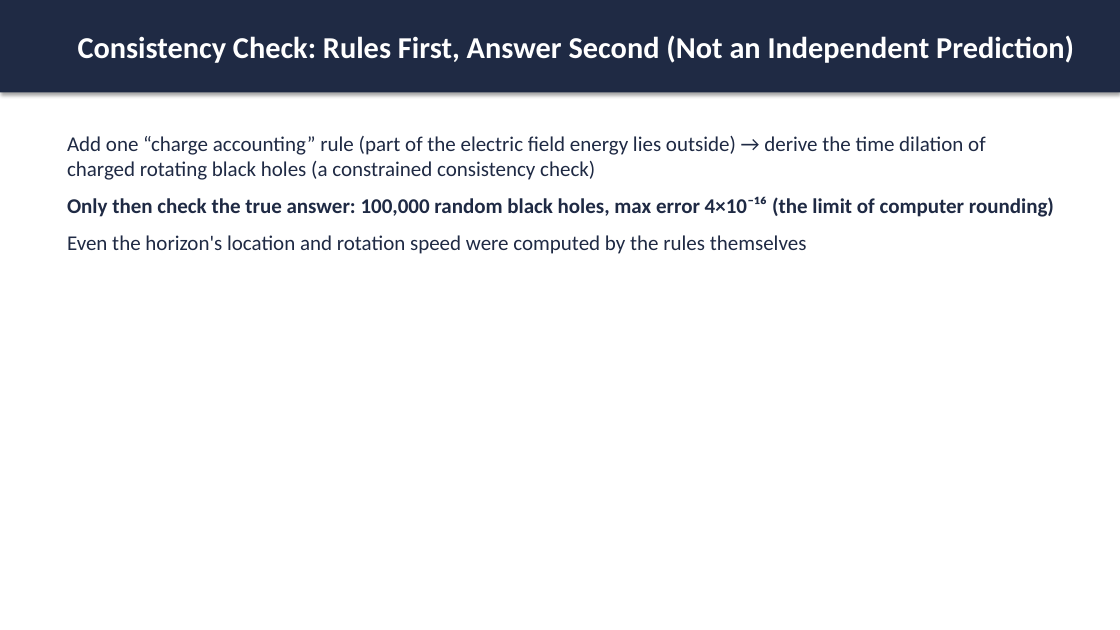
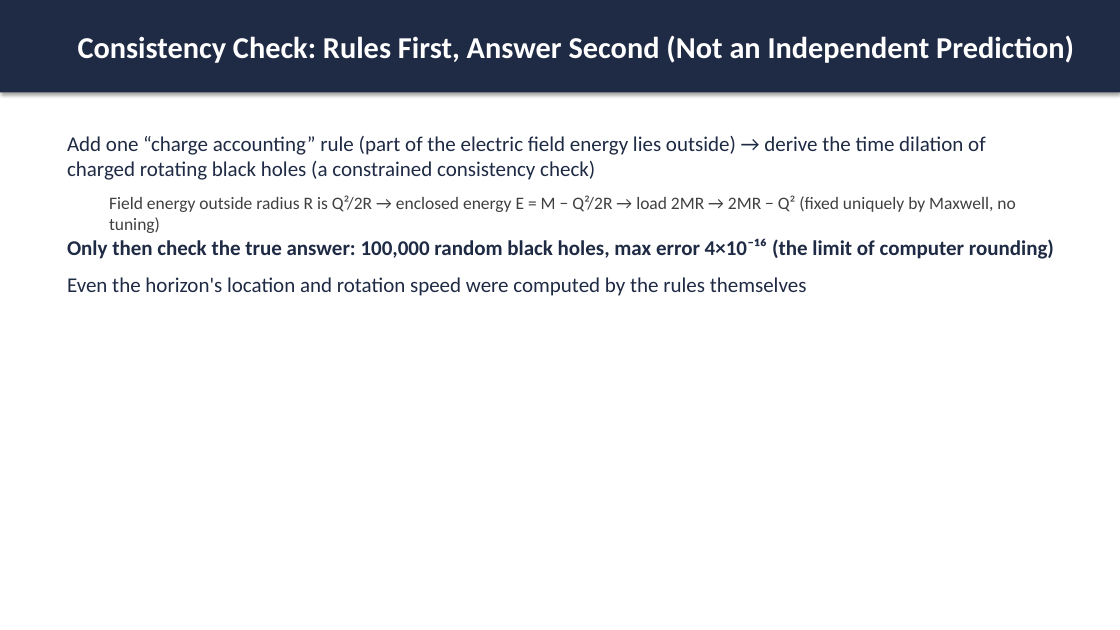
Before and after one commit to purelover/load-capacity-time-dilation, a slide deck: slide 9 of plain-language-slides-en.pptx. Drawn at 1120x630 pixels with LibreOffice and Linux fonts; fonts in the diff are those of the drawing. Boxes give left, top, right and bottom in pixels: in the first picture for what was removed or moved away, otherwise in the second. Text is boxed around its words. In the diff, an @@ line names an element or a change of style, - is before the commit and + after.

```diff
--- a/plain-language-slides-en.pptx
+++ b/plain-language-slides-en.pptx
@@ text at (109,195,1015,233): paragraph added @@
+  Field energy outside radius R is Q²/2R → enclosed energy E = M − Q²/2R → load 2MR → 2MR − Q² (fixed uniquely by Maxwell, no tuning)
```
Also in this commit, not shown: 2 other slides changed, 1 other file.
